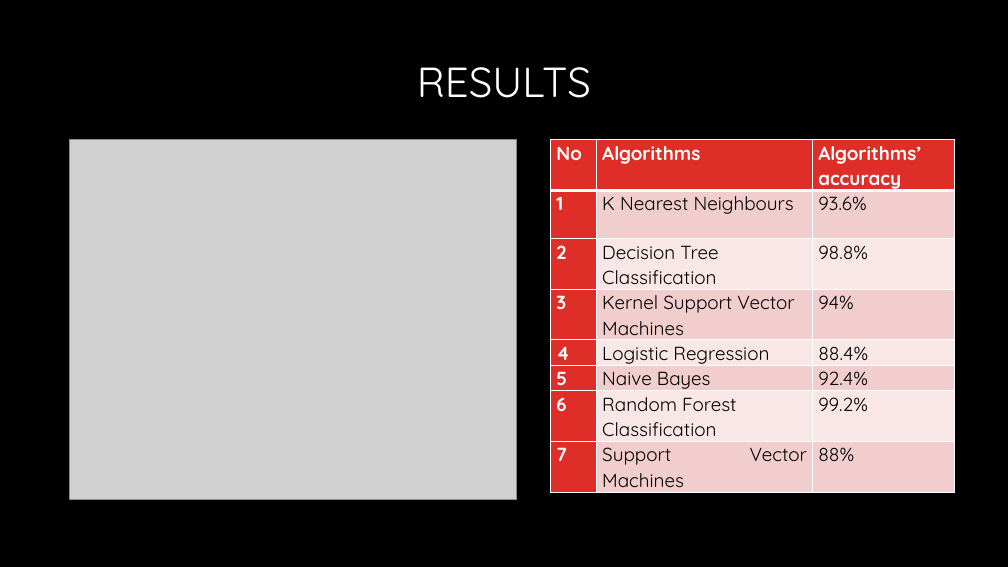
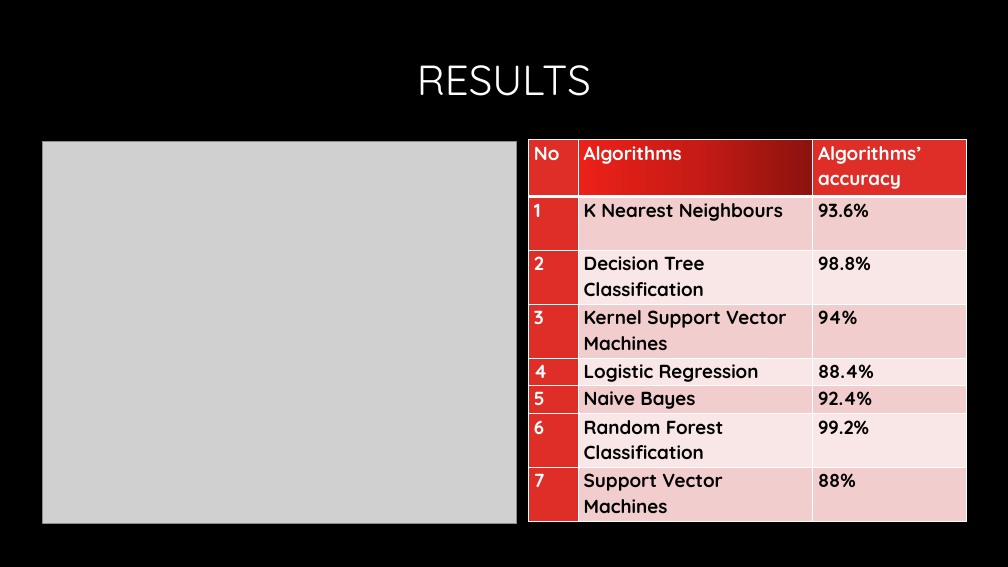
Before and after one commit to nsudhanva/eit, a slide deck: slide 10 of docs/Electrical Impedance Tomography.pptx. Drawn at 1008x567 pixels with LibreOffice and Linux fonts; fonts in the diff are those of the drawing; grey boxes stand for pictures; background and template pictures are left out. Boxes give left, top, right and bottom in pixels: in the first picture for what was removed or moved away, otherwise in the second. Text is boxed around its words. In the diff, an @@ line names an element or a change of style, - is before the commit and + after.

```diff
--- a/docs/Electrical Impedance Tomography.pptx
+++ b/docs/Electrical Impedance Tomography.pptx
@@ picture: place and size @@
-picture at [70,140,517,500]
+picture at [42,141,517,523]
@@ table at [529,140,967,522] @@
@@ fill #DF2E28 to gradient #8C1410 to #C81C16 to #ED211A in row 1, column 2 @@
@@ bold on in "K Nearest Neighbours", "93.6%", "Decision Tree Classification", "98.8%" and 10 more places @@
@@ alignment justified to left @@
@@ table: place and size @@
-table at [551,140,956,497]
+table at [529,140,967,522]
```
Also in this commit, not shown: 8 other slides changed, 1 slide added, 1 slide removed.
